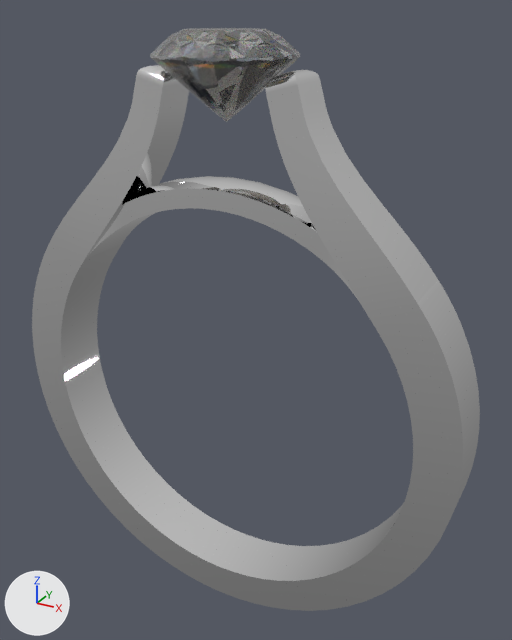
Two versions of the glTF model scene2.gltf, one commit apart.
The view is the same before and after, from a 50 mm lens placed at (13.7, -22.7, 15.2), pointed at (0.7, 0.9, 3.4). Lighting does not change. The marker at lower left points along +X, +Y and +Z. Where no turn or scale is listed for an object, it has been applied to the vertices.

In view in the first picture: 'TRY2OBJ'.
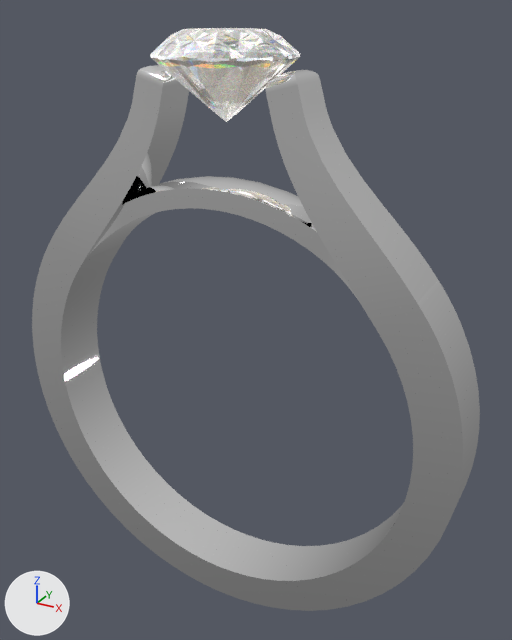
The change, as a list of edits to the scene's bpy script:
```text
Change mat_diamond_try2obj:
    where n0 = _N.new('ShaderNodeBsdfPrincipled'); n0.name = 'Principled BSDF'
    add n0.inputs[28].default_value = 1.0  # 'Emission Strength'
    add n3 = _N.new('ShaderNodeTexImage'); n3.name = 'Image Texture'
    add n3.image = img_diamond_try2obj
    remove n3 = _N.new('ShaderNodeTexImage'); n3.name = 'Image Texture'
    remove n3.image = img_diamond_try2obj
    add n4 = _N.new('ShaderNodeTexImage'); n4.name = 'Image Texture.001'
    add n4.image = img_diamond_try2obj
    where n2 = _N.new('ShaderNodeMath'); n2.name = 'Math'
    remove _L.new(n3.outputs[0], n0.inputs[0])  # 'Color' to 'Base Color'
    remove _L.new(n3.outputs[1], n2.inputs[0])  # 'Alpha' to 'Value'
    add _L.new(n3.outputs[0], n0.inputs[27])  # 'Color' to 'Emission Color'
    add _L.new(n4.outputs[0], n0.inputs[0])  # 'Color' to 'Base Color'
    add _L.new(n4.outputs[1], n2.inputs[0])  # 'Alpha' to 'Value'
```

Location of each change, [x1, y1, x2, y2] in pixels of the pictures (512 x 640 px):
'TRY2OBJ', surface changed (grey to white)
    both: [150, 28, 319, 233]
